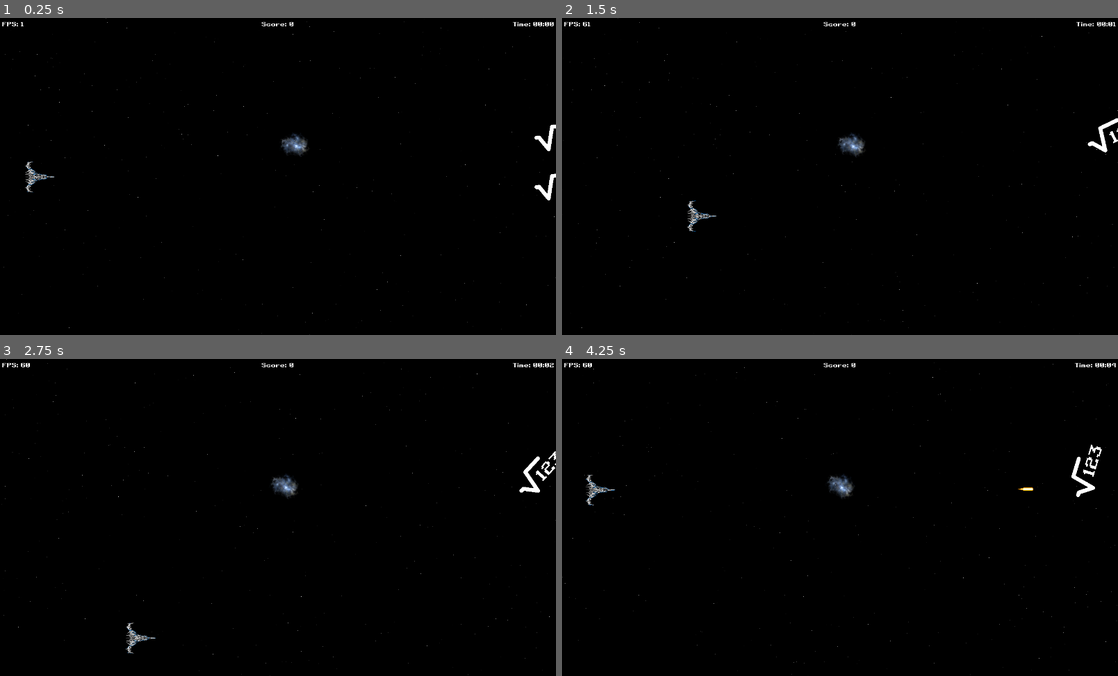
Above: before the commit, frames 1-4 (two rows, left to right).
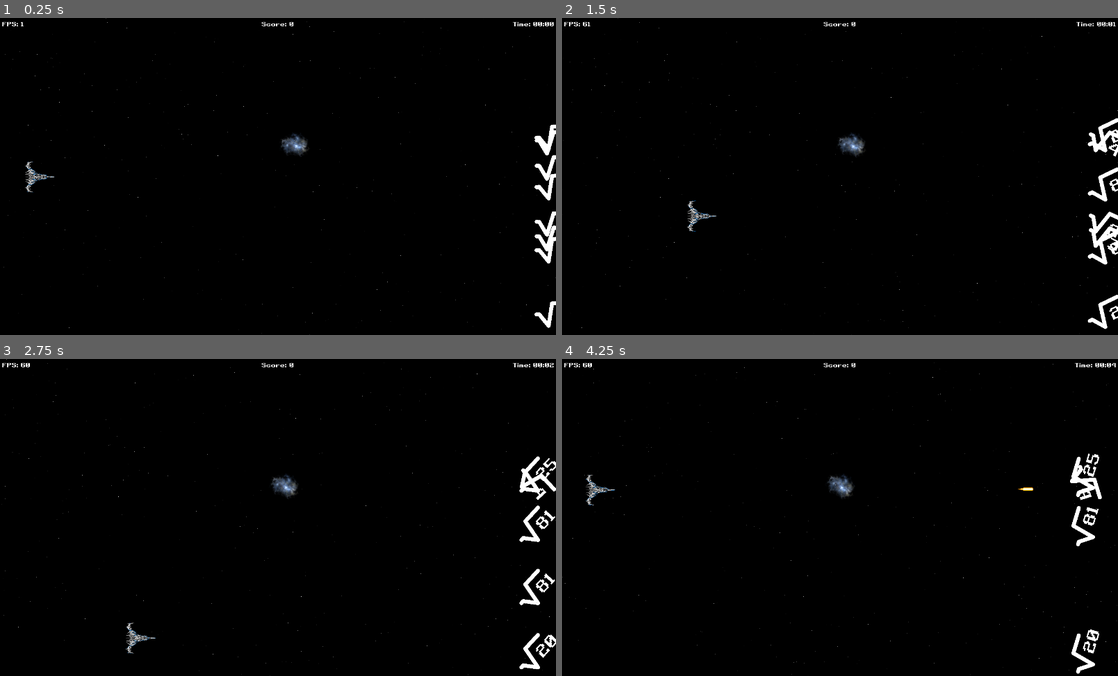
Above: after the commit, the same moments.

Repository: gingerr/ggj-2023-roots-one
Game: Godot game, scene res://Game.tscn
The game is run twice, just before and just after one commit, with the same random seed, the same clock (stepped at 60 frames per second) and the same inputs.
Inputs:
- Up to frame 1 (0.25 s): no input
- Up to frame 2 (1.5 s): hold Right (ui_right) 0.53-1.28 s; tap Space (ui_select) at 0.77 s; hold Down (ui_down) from 1.28 s (still down)
- Up to frame 3 (2.75 s): tap Space (ui_select) at 1.52 s; release Down (ui_down) at 2.03 s; hold Right (ui_right) from 2.03 s (still down)
- Up to frame 4 (4.25 s): release Right (ui_right) at 2.78 s; hold Up (ui_up) 2.78-3.53 s; tap Space (ui_select) at 3.02, 3.77 s; hold Left (ui_left) from 3.53 s (still down)

The runs differ from the first frame. In frame 1, 0.6% of the frame differs, in the area x 96-100%, y 35-98%; in frame 2, 0.9%; in frame 3, 0.9%, in the area x 93-100%, y 29-99%; in frame 4, 0.8%.

Commit message:
.

Diff:
--- a/EnemyRoot.gd
+++ b/EnemyRoot.gd
@@ -5,9 +5,31 @@
 var velocity       = Vector2(-20, 0)
 
 func _ready():
-	position.y = rand_range(50,get_viewport_rect().size.y - 50)
+	# position
+	var x = get_viewport_rect().size.x
+	var y = rand_range(50,get_viewport_rect().size.y - 50)
+	position = Vector2(x, y)
+
 	randomize()
 	spin_direction = pow(-1, randi() % 2)
+
+func configure(difficulty_level):
+
+	# difficulty
+	var enemy_difficulty = randi() % difficulty_level + 1
+	print(enemy_difficulty)
+	var enemy_is_good = Utils.randomBoolean();
+	if enemy_is_good:
+		enemy_difficulty = int(sqrt(enemy_difficulty));
+		enemy_difficulty = pow(enemy_difficulty, 2);
+	else:
+		if is_enemy_good(enemy_difficulty) == false:
+			enemy_difficulty +=1
+	print(enemy_is_good)
+	print(enemy_difficulty)
+	print()
+	set_text(str(enemy_difficulty))
+
 
 func _process(delta):
 	position += velocity * delta
@@ -25,3 +47,8 @@
 		queue_free();
 		area.queue_free()
 		explode()
+
+func is_enemy_good(difficulty):
+	if int(sqrt(difficulty)) == sqrt(difficulty):
+		return true
+	return false
--- a/Game.gd
+++ b/Game.gd
@@ -6,7 +6,7 @@
 	FULLSCREEN
 }
 
-var difficulty_level = 10;
+var globa_difficulty_level = 100;
 
 var DEFAULT_SCREEN_MODE = DISPLAY_MODE.FULLSCREEN
 onready var squareRootFactory = preload("res://EnemyRoot.tscn")
@@ -15,6 +15,12 @@
 func _ready():
 	add_child(background.instance())
 	# todo extract into mob spawn manager
+	call_deferred("spawnEnemy")
+	call_deferred("spawnEnemy")
+	call_deferred("spawnEnemy")
+	call_deferred("spawnEnemy")
+	call_deferred("spawnEnemy")
+	call_deferred("spawnEnemy")
 	call_deferred("spawnEnemy")
 	call_deferred("spawnEnemy")
 
@@ -28,11 +34,6 @@
 		OS.window_fullscreen = true
 
 func spawnEnemy():
-	var text = "123"
 	var mob = squareRootFactory.instance()
-	var x = get_viewport_rect().size.x
-	var y = get_viewport_rect().size.y * 0.5
-	mob.global_position = Vector2(x, y)
-	#mob.scale = Vector2(scale, scale)
-	mob.set_text(text)
+	mob.configure(globa_difficulty_level)
 	get_tree().root.add_child(mob)
--- /dev/null
+++ b/Utils.gd
@@ -0,0 +1,7 @@
+class_name Utils
+extends Node
+
+static func randomBoolean():
+	if randi() % 2:
+		return true
+	return false
--- a/project.godot
+++ b/project.godot
@@ -13,9 +13,15 @@
 "class": "Bullet",
 "language": "GDScript",
 "path": "res://Bullet.gd"
+}, {
+"base": "Node",
+"class": "Utils",
+"language": "GDScript",
+"path": "res://Utils.gd"
 } ]
 _global_script_class_icons={
-"Bullet": ""
+"Bullet": "",
+"Utils": ""
 }
 
 [application]
